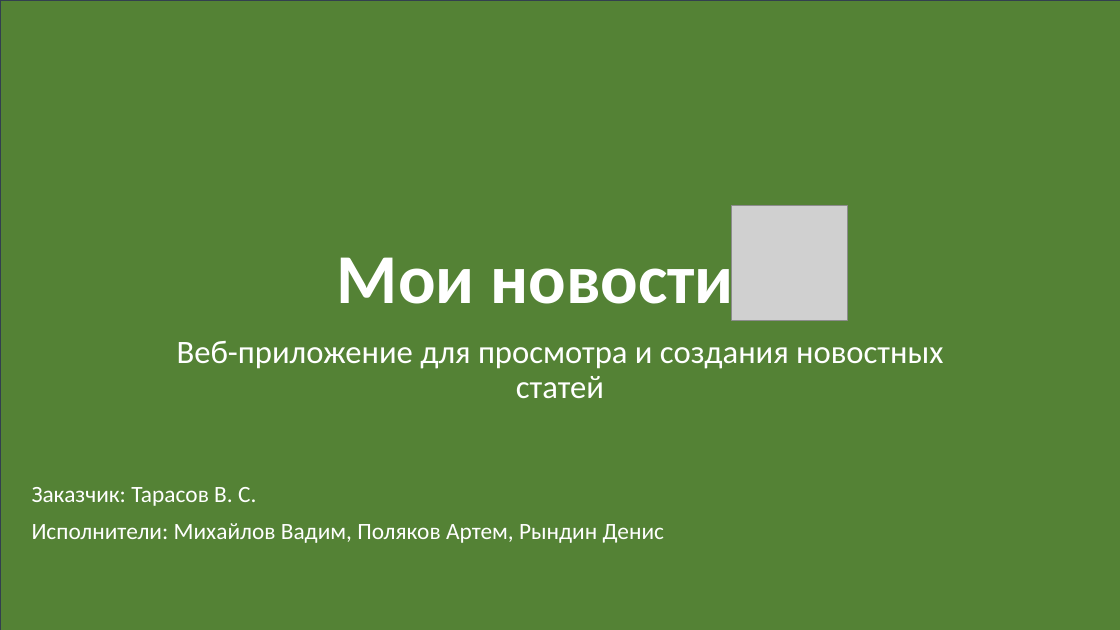
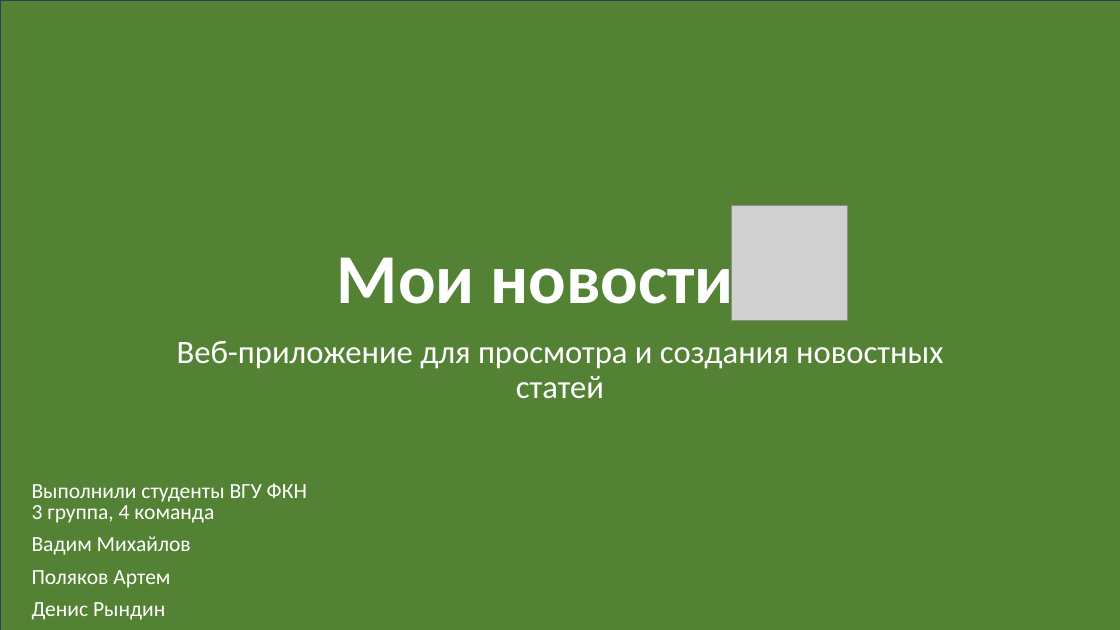
Before and after one commit to FDMan12/news-with-tags, a slide deck: slide 1 of Documentation/my_news_presentation.pptx. Drawn at 1120x630 pixels with LibreOffice and Linux fonts; fonts in the diff are those of the drawing; grey boxes stand for pictures. Boxes give left, top, right and bottom in pixels: in the first picture for what was removed or moved away, otherwise in the second. Text is boxed around its words. In the diff, an @@ line names an element or a change of style, - is before the commit and + after.

Commit message:
Fixed presentations

```diff
--- a/Documentation/my_news_presentation.pptx
+++ b/Documentation/my_news_presentation.pptx
@@ text at box(32, 483, 307, 620): text changed; size 20 to 18.5 pt @@
-Заказчик: Тарасов В. С.
-Исполнители: Михайлов Вадим, Поляков Артем, Рындин Денис
+Выполнили студенты ВГУ ФКН
+3 группа, 4 команда
+Вадим Михайлов
+Поляков Артем
+Денис Рындин
```
Also in this commit, not shown: 2 other slides changed, 6 slides added, 6 slides removed, 1 other file.
